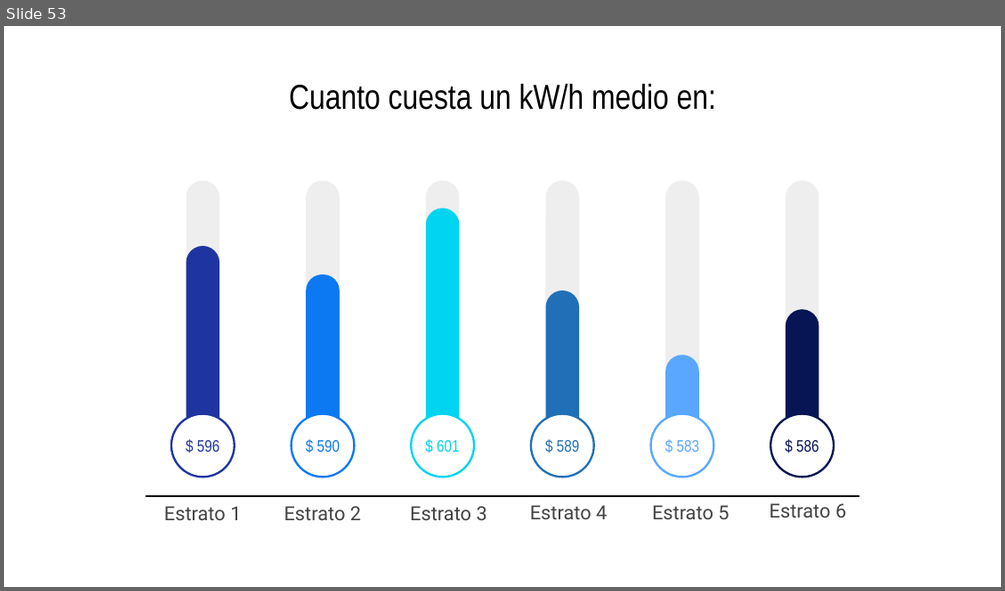
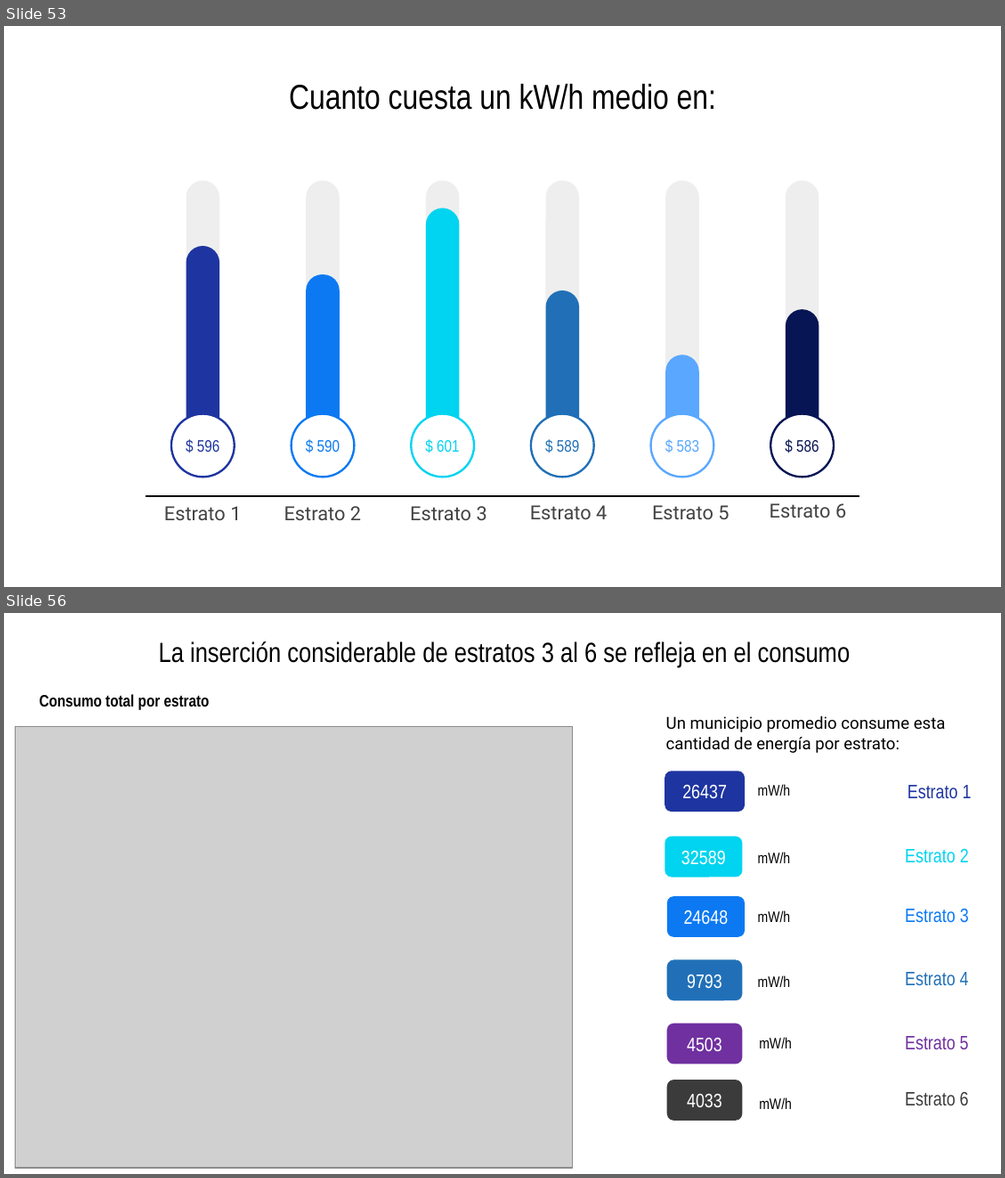
Before and after one commit to jtabordaj/research_eslatina, a slide deck: reporte_estadistico/presentacion/presentacionCategorias/presentation.pptx. Shown one above the other, each under a label of ours: slide 53 before the commit, slides 53 and 56 after it; the slides between them are not shown. The pictures are 1005x591 and 1005x1178 pixels, drawn with LibreOffice and Linux fonts; fonts in the diff are those of the drawing; grey boxes stand for pictures. Boxes give left, top, right and bottom in pixels: in the first picture for what was removed or moved away, otherwise in the second. Text is boxed around its words. In the diff, an @@ line names an element or a change of style, - is before the commit and + after.

```diff
--- a/reporte_estadistico/presentacion/presentacionCategorias/presentation.pptx
+++ b/reporte_estadistico/presentacion/presentacionCategorias/presentation.pptx
@@ slide 56 added at [4,613,1001,1174], background #FFFFFF @@
@@ title added at [159,641,850,666], 20 pt, text #000000 @@
+La inserción considerable de estratos 3 al 6 se refleja en el consumo
@@ text added at [40,694,210,710], 12 pt, text #000000, bold @@
+Consumo total por estrato
@@ text added at [666,716,946,753], 12 pt, text #000000 @@
+Un municipio promedio consume esta cantidad de energía por estrato:
@@ picture added at [15,727,574,1167] @@
@@ rounded rectangle added at [665,771,744,811], fill #1E35A1, 14 pt, text #FFFFFF @@
+26437
@@ text added at [758,784,791,795], 11 pt, text #000000 @@
+mW/h
@@ text added at [907,785,971,799], 14 pt, text #1E35A1 @@
+Estrato 1
@@ rounded rectangle added at [665,836,743,877], fill #00D4F0, 14 pt, text #FFFFFF @@
+32589
@@ text added at [758,852,791,863], 11 pt, text #000000 @@
+mW/h
@@ text added at [905,848,969,863], 14 pt, text #00D4F0 @@
+Estrato 2
@@ rounded rectangle added at [667,896,744,937], fill #0C79F3, 14 pt, text #FFFFFF @@
+24648
@@ text added at [758,910,791,922], 11 pt, text #000000 @@
+mW/h
@@ text added at [905,908,969,923], 14 pt, text #0C79F3 @@
+Estrato 3
@@ rounded rectangle added at [667,960,743,1001], fill #2170B7, 14 pt, text #FFFFFF @@
+9793
@@ text added at [758,975,791,987], 11 pt, text #000000 @@
+mW/h
@@ text added at [905,972,969,986], 14 pt, text #2170B7 @@
+Estrato 4
@@ rounded rectangle added at [667,1022,743,1063], fill #7030A0, 14 pt, text #FFFFFF @@
+4503
@@ text added at [759,1037,792,1048], 11 pt, text #000000 @@
+mW/h
@@ text added at [905,1036,969,1049], 14 pt, text #7030A0 @@
+Estrato 5
@@ rounded rectangle added at [667,1079,743,1120], fill #3C3C3C, 14 pt, text #FFFFFF @@
+4033
@@ text added at [905,1092,969,1105], 14 pt, text #3C3C3C @@
+Estrato 6
@@ text added at [759,1097,792,1109], 11 pt, text #000000 @@
+mW/h
```
Also in this commit, not shown: 2 slides changed, 16 other slides added, 22 other files.
